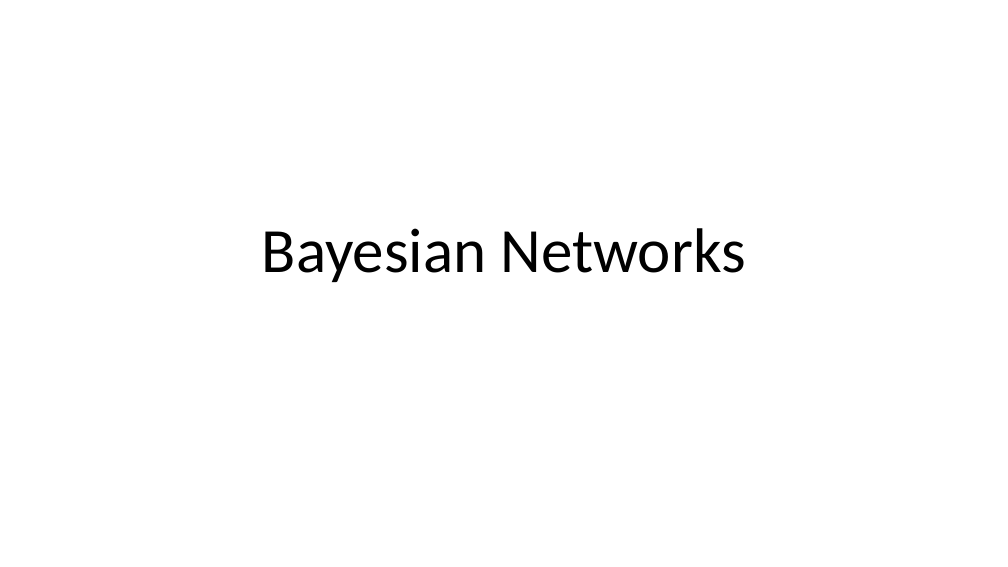
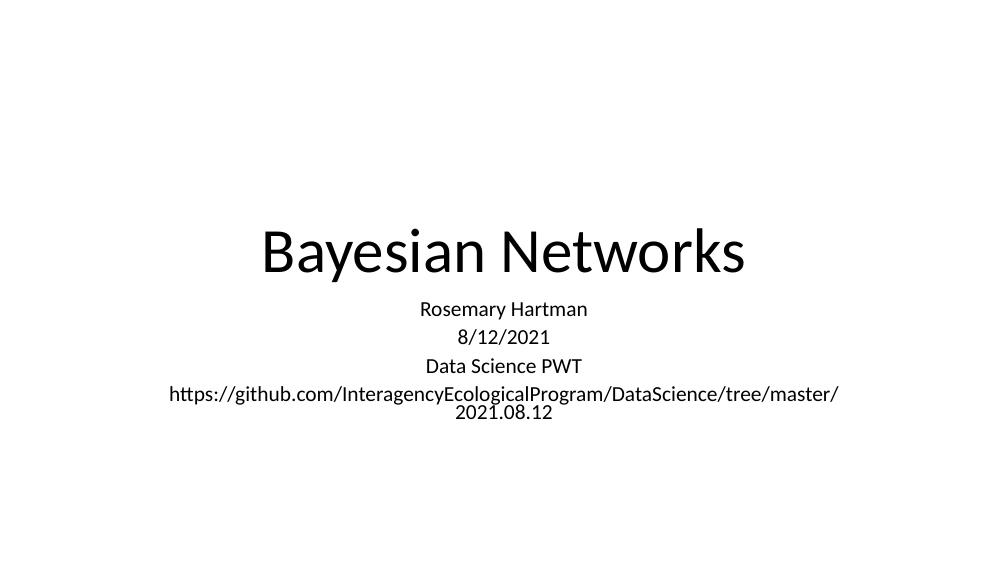
Before and after one commit to InteragencyEcologicalProgram/DataScience, a slide deck: slide 1 of 2021.08.12/Bayesian Networks.pptx. Drawn at 1008x567 pixels with LibreOffice and Linux fonts; fonts in the diff are those of the drawing. Boxes give left, top, right and bottom in pixels: in the first picture for what was removed or moved away, otherwise in the second. Text is boxed around its words. In the diff, an @@ line names an element or a change of style, - is before the commit and + after.

Commit message:
A few tweaks to baysean network demo based on meeting

```diff
--- a/2021.08.12/Bayesian Networks.pptx
+++ b/2021.08.12/Bayesian Networks.pptx
@@ subtitle added at (169,302,839,419), 20.4 pt, text #000000 @@
+Rosemary Hartman
+8/12/2021
+Data Science PWT
+https://github.com/InteragencyEcologicalProgram/DataScience/tree/master/2021.08.12
```
Also in this commit, not shown: 2 other files.
